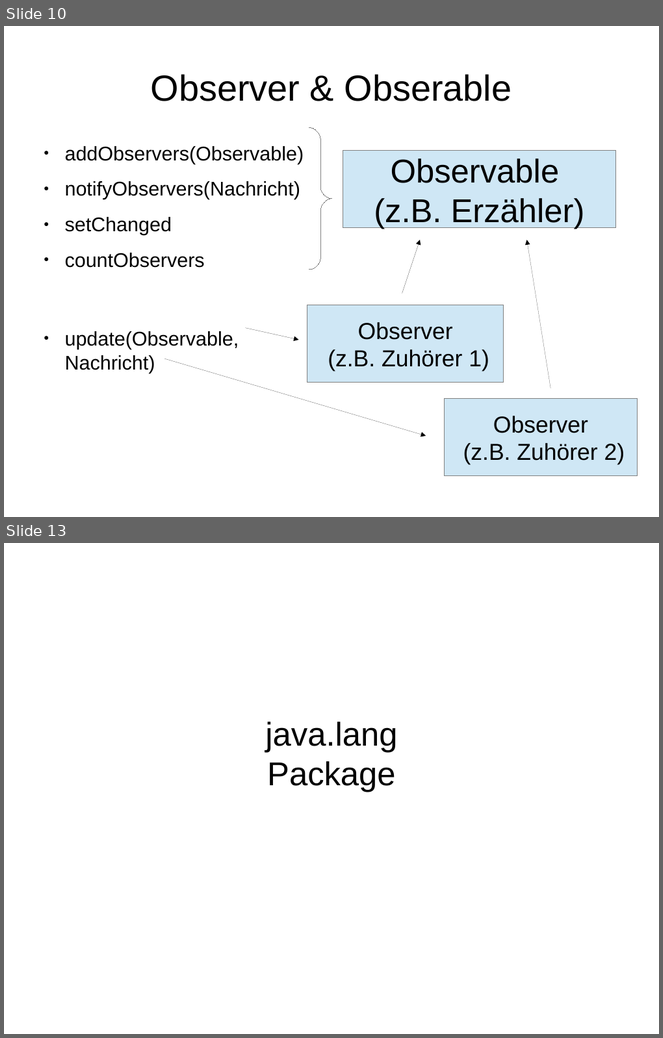
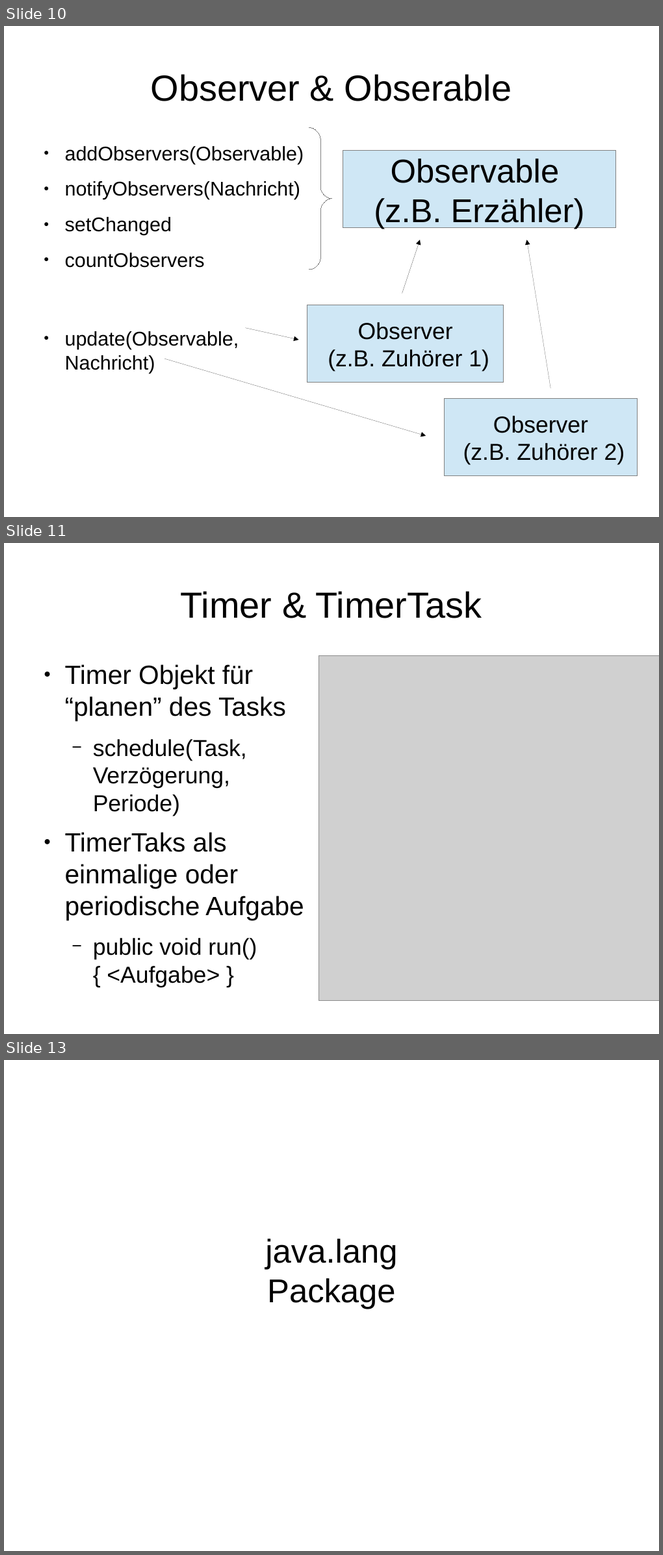
Before and after one commit to gormed/tutorium, a slide deck: Java_Documentation_Slides.odp. Shown one above the other, each under a label of ours: slides 10 and 13 before the commit, slides 10, 11 and 13 after it; the slides between them are not shown. The pictures are 663x1038 and 663x1555 pixels, drawn with LibreOffice and Linux fonts; fonts in the diff are those of the drawing; grey boxes stand for pictures. Boxes give left, top, right and bottom in pixels: in the first picture for what was removed or moved away, otherwise in the second. Text is boxed around its words. In the diff, an @@ line names an element or a change of style, - is before the commit and + after.

```diff
--- a/Java_Documentation_Slides.odp
+++ b/Java_Documentation_Slides.odp
@@ slide 11 added at box(4, 543, 659, 1034), background #FFFFFF @@
@@ title added at box(181, 591, 482, 618), 44 pt, text #000000 @@
+Timer & TimerTask
@@ picture added at box(319, 655, 659, 1001) @@
@@ text added at box(65, 665, 304, 988), 32 pt, text #000000 @@
+● Timer Objekt für “planen” des Tasks
+  − schedule(Task, Verzögerung, Periode)
+● TimerTaks als einmalige oder periodische Aufgabe
+  − public void run() { <Aufgabe> }
```
Also in this commit, not shown: 1 other slide added, 2 slides removed, 2 other files.
